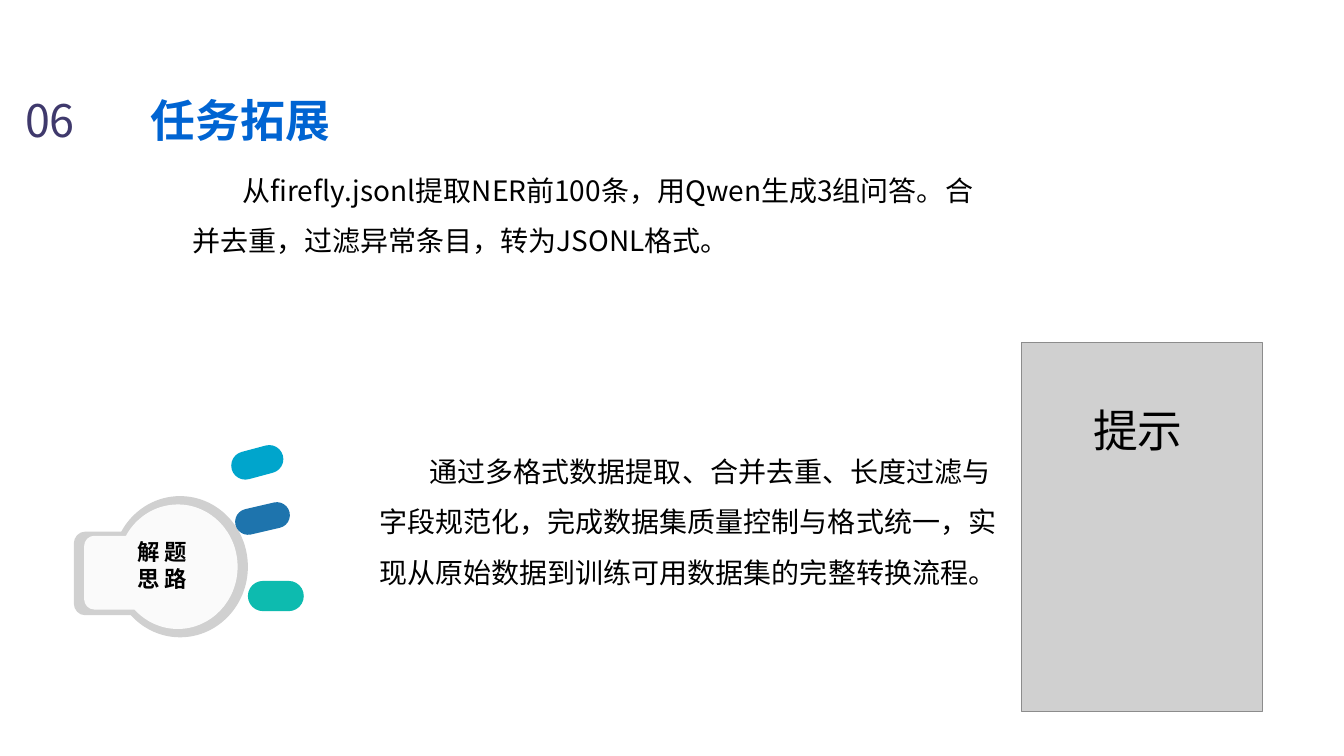
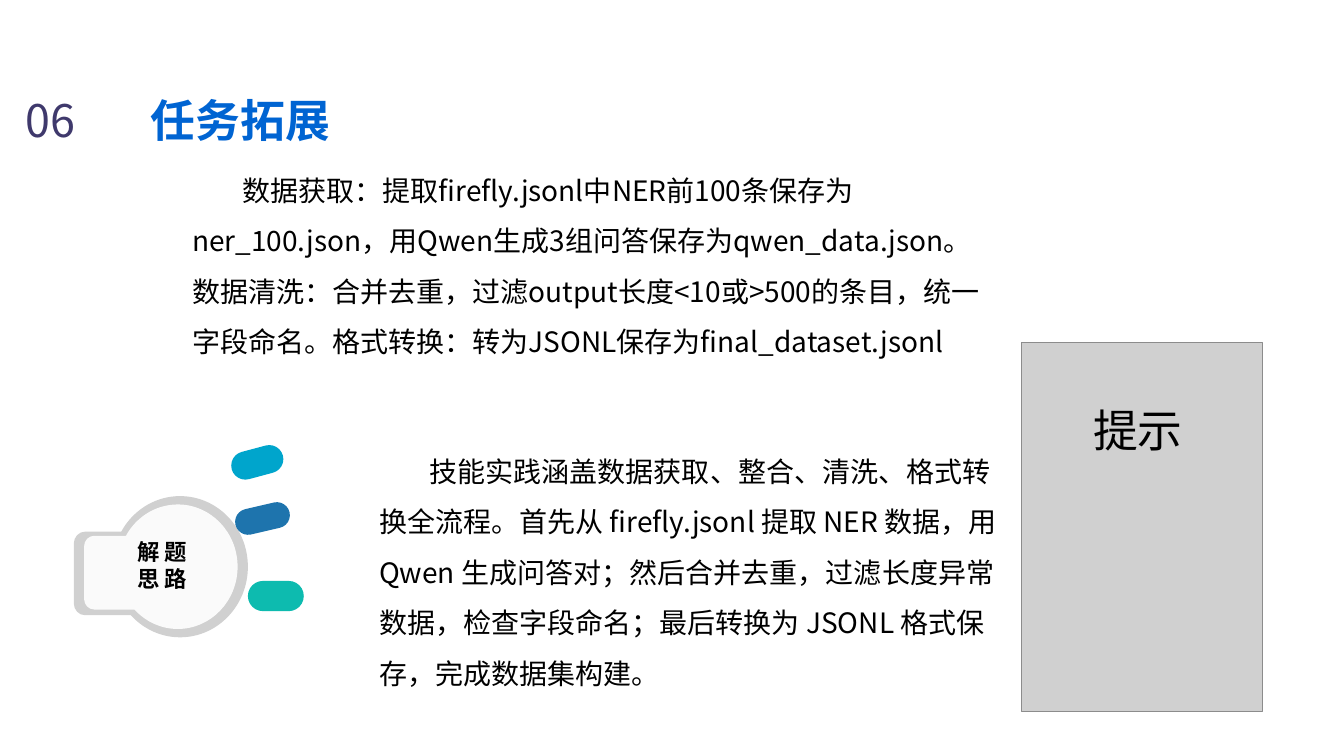
Before and after one commit to Silence1628/Ai_PPT, a slide deck: slide 17 of ppt_output/1.2_大模型公开数据集收集与指令数据构造.pptx. Drawn at 1344x756 pixels with LibreOffice and Linux fonts; fonts in the diff are those of the drawing; grey boxes stand for pictures; background and template pictures are left out. Boxes give left, top, right and bottom in pixels: in the first picture for what was removed or moved away, otherwise in the second. Text is boxed around its words. In the diff, an @@ line names an element or a change of style, - is before the commit and + after.

```diff
--- a/ppt_output/1.2_大模型公开数据集收集与指令数据构造.pptx
+++ b/ppt_output/1.2_大模型公开数据集收集与指令数据构造.pptx
@@ text at [192, 177, 980, 359]: text changed @@
-从firefly.jsonl提取NER前100条，用Qwen生成3组问答。合并去重，过滤异常条目，转为JSONL格式。
+数据获取：提取firefly.jsonl中NER前100条保存为ner_100.json，用Qwen生成3组问答保存为qwen_data.json。数据清洗：合并去重，过滤output长度<10或>500的条目，统一字段命名。格式转换：转为JSONL保存为final_dataset.jsonl
@@ text at [379, 458, 997, 687]: text changed @@
-通过多格式数据提取、合并去重、长度过滤与字段规范化，完成数据集质量控制与格式统一，实现从原始数据到训练可用数据集的完整转换流程。
+技能实践涵盖数据获取、整合、清洗、格式转换全流程。首先从 firefly.jsonl 提取 NER 数据，用 Qwen 生成问答对；然后合并去重，过滤长度异常数据，检查字段命名；最后转换为 JSONL 格式保存，完成数据集构建。
```
Also in this commit, not shown: 6 other slides changed, 29 other files.
